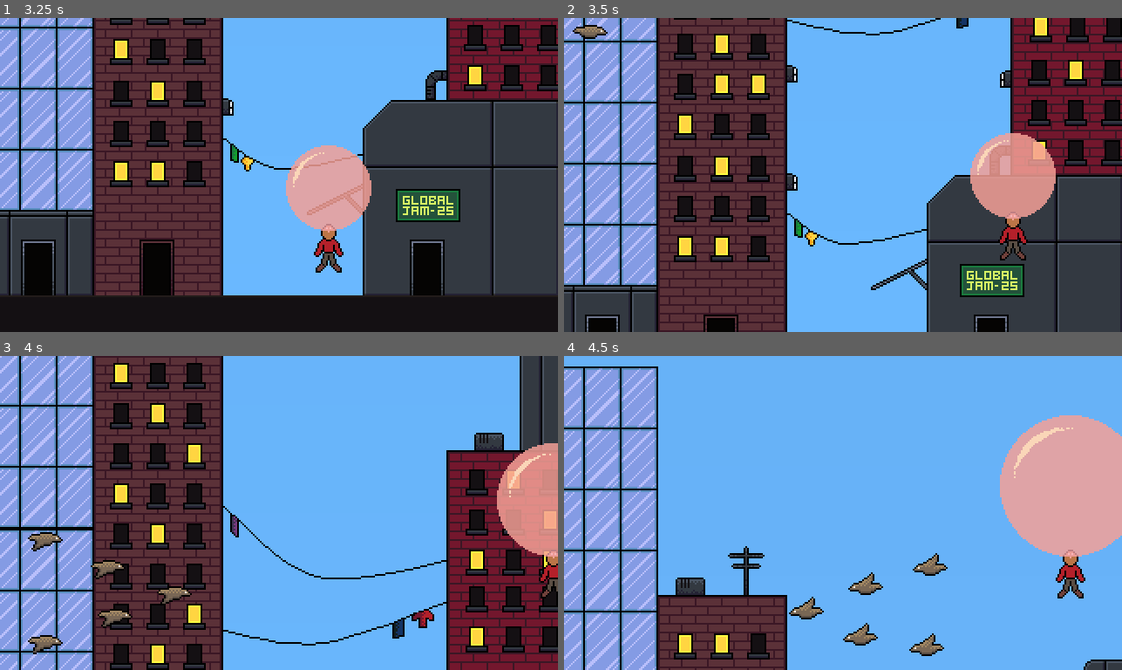
Above: before the commit, frames 1-4 (two rows, left to right).
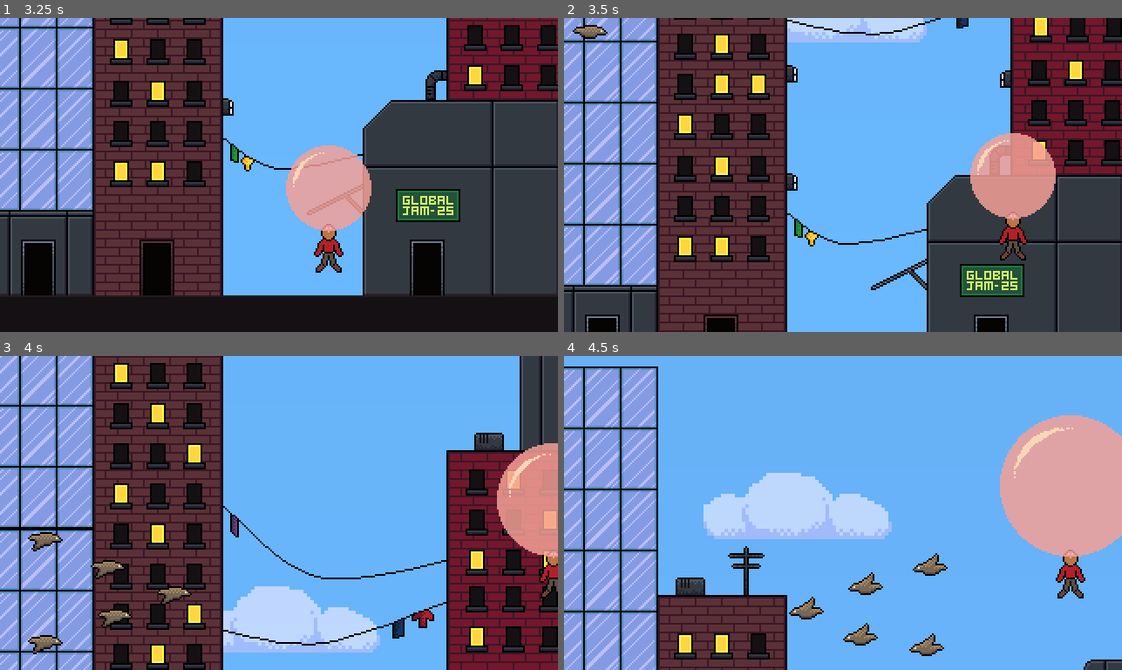
Above: after the commit, the same moments.

Repository: eagle-eye-scouter/GGJ_BubbleBlowing
Game: Godot game, scene res://scenes/main_menu.tscn
Two runs of this game, one before a commit and one after it. Both use one fixed random seed, a clock stepped at 60 frames per second and the inputs below.
Inputs (mouse positions are in pixels of both pictures, inside the frame that each line leads up to):
- Up to frame 1 (3.25 s): click (94, 200) at 0.5 s; tap Enter (ui_accept) at 1.25, 1.52, 2.27, 2.75 s; hold D (player_right) 1.28-2.03 s; hold Space (player_breath) 1.28-2.03 s; hold S (player_down) 2.03-2.78 s; tap Space (player_breath) at 2.1 s; hold D (player_right) from 2.78 s (still down); hold Space (player_breath) from 2.78 s (still down)
- Up to frame 2 (3.5 s): keep holding D (player_right); keep holding Space (player_breath)
- Up to frame 3 (4 s): release D (player_right) at 3.53 s; release Space (player_breath) at 3.53 s; hold W (player_up) from 3.53 s (still down); tap Space (player_breath) at 3.6 s; tap Enter (ui_accept) at 3.77 s
- Up to frame 4 (4.5 s): release W (player_up) at 4.28 s; hold A (player_left) from 4.28 s (still down); hold Space (player_breath) from 4.28 s (still down)

Frame 1 is identical in both runs. In frame 2, 1.8% of the frame differs, in the area x 40-65%, y 0-8%; in frame 3, 4.4%; in frame 4, 5.2%, in the area x 25-59%, y 37-59%.

Commit message:
Reorder clouds, move a bird

Diff:
--- a/scenes/scroll_world.tscn
+++ b/scenes/scroll_world.tscn
@@ -93,129 +93,153 @@
 position = Vector2(159, 172)
 scale = Vector2(3, 1.333)
 
-[node name="Cloud0" parent="Dynamic" instance=ExtResource("5_74hj0")]
-position = Vector2(88, -1608)
-scale = Vector2(2, 2)
-
-[node name="Cloud1" parent="Dynamic" instance=ExtResource("5_74hj0")]
-position = Vector2(64, -6936)
-scale = Vector2(2, 2)
-
-[node name="Cloud2" parent="Dynamic" instance=ExtResource("5_74hj0")]
-position = Vector2(248, -2560)
-scale = Vector2(2, 2)
-
-[node name="Cloud3" parent="Dynamic" instance=ExtResource("5_74hj0")]
-position = Vector2(136, -10912)
-scale = Vector2(2, 2)
-
-[node name="Cloud4" parent="Dynamic" instance=ExtResource("5_74hj0")]
-position = Vector2(232, -10648)
-scale = Vector2(2, 2)
-
-[node name="Cloud5" parent="Dynamic" instance=ExtResource("5_74hj0")]
-position = Vector2(96, -9992)
-scale = Vector2(2, 2)
-
-[node name="Cloud6" parent="Dynamic" instance=ExtResource("5_74hj0")]
-position = Vector2(176, -9056)
-scale = Vector2(2, 2)
-
-[node name="Cloud7" parent="Dynamic" instance=ExtResource("5_74hj0")]
-position = Vector2(112, -8408)
-scale = Vector2(2, 2)
-
-[node name="Cloud8" parent="Dynamic" instance=ExtResource("5_74hj0")]
-position = Vector2(216, -7560)
-scale = Vector2(2, 2)
-
-[node name="Cloud9" parent="Dynamic" instance=ExtResource("5_74hj0")]
-position = Vector2(216, -5760)
-scale = Vector2(2, 2)
-
-[node name="Cloud10" parent="Dynamic" instance=ExtResource("5_74hj0")]
-position = Vector2(80, -5421)
-scale = Vector2(2, 2)
-
-[node name="Cloud11" parent="Dynamic" instance=ExtResource("5_74hj0")]
-position = Vector2(168, -4248)
-scale = Vector2(2, 2)
-
-[node name="CloudB1" parent="Dynamic" instance=ExtResource("5_74hj0")]
-position = Vector2(-56, -840)
-scale = Vector2(2, 2)
-
-[node name="Sprite2D" parent="Dynamic/CloudB1" index="0"]
+[node name="Clouds" type="Node2D" parent="Dynamic/FloorGrass"]
+z_index = -1
+
+[node name="Cloud0" parent="Dynamic/FloorGrass/Clouds" instance=ExtResource("5_74hj0")]
+position = Vector2(-23.6667, -1335.33)
+scale = Vector2(0.666667, 1.50038)
+
+[node name="Cloud1" parent="Dynamic/FloorGrass/Clouds" instance=ExtResource("5_74hj0")]
+position = Vector2(-31.6667, -5332.33)
+scale = Vector2(0.666667, 1.50038)
+
+[node name="Cloud2" parent="Dynamic/FloorGrass/Clouds" instance=ExtResource("5_74hj0")]
+position = Vector2(29.6667, -2049.51)
+scale = Vector2(0.666667, 1.50038)
+
+[node name="Cloud3" parent="Dynamic/FloorGrass/Clouds" instance=ExtResource("5_74hj0")]
+position = Vector2(-7.66666, -8315.08)
+scale = Vector2(0.666667, 1.50038)
+
+[node name="Cloud4" parent="Dynamic/FloorGrass/Clouds" instance=ExtResource("5_74hj0")]
+position = Vector2(24.3333, -8117.03)
+scale = Vector2(0.666667, 1.50038)
+
+[node name="Cloud5" parent="Dynamic/FloorGrass/Clouds" instance=ExtResource("5_74hj0")]
+position = Vector2(-21, -7624.91)
+scale = Vector2(0.666667, 1.50038)
+
+[node name="Cloud6" parent="Dynamic/FloorGrass/Clouds" instance=ExtResource("5_74hj0")]
+position = Vector2(5.66667, -6922.73)
+scale = Vector2(0.666667, 1.50038)
+
+[node name="Cloud7" parent="Dynamic/FloorGrass/Clouds" instance=ExtResource("5_74hj0")]
+position = Vector2(-15.6667, -6436.61)
+scale = Vector2(0.666667, 1.50038)
+
+[node name="Cloud8" parent="Dynamic/FloorGrass/Clouds" instance=ExtResource("5_74hj0")]
+position = Vector2(19, -5800.45)
+scale = Vector2(0.666667, 1.50038)
+
+[node name="Cloud9" parent="Dynamic/FloorGrass/Clouds" instance=ExtResource("5_74hj0")]
+position = Vector2(19, -4450.11)
+scale = Vector2(0.666667, 1.50038)
+
+[node name="Cloud10" parent="Dynamic/FloorGrass/Clouds" instance=ExtResource("5_74hj0")]
+position = Vector2(-26.3333, -4195.8)
+scale = Vector2(0.666667, 1.50038)
+
+[node name="Cloud11" parent="Dynamic/FloorGrass/Clouds" instance=ExtResource("5_74hj0")]
+position = Vector2(3, -3315.83)
+scale = Vector2(0.666667, 1.50038)
+
+[node name="CloudB1" parent="Dynamic/FloorGrass/Clouds" instance=ExtResource("5_74hj0")]
+position = Vector2(-71.6667, -759.19)
+scale = Vector2(0.666667, 1.50038)
+
+[node name="Sprite2D" parent="Dynamic/FloorGrass/Clouds/CloudB1" index="0"]
 texture = ExtResource("7_xh6x7")
 
-[node name="CloudB2" parent="Dynamic" instance=ExtResource("5_74hj0")]
-position = Vector2(-24, -2040)
-scale = Vector2(2, 2)
-
-[node name="Sprite2D" parent="Dynamic/CloudB2" index="0"]
+[node name="CloudB2" parent="Dynamic/FloorGrass/Clouds" instance=ExtResource("5_74hj0")]
+position = Vector2(-61, -1659.41)
+scale = Vector2(0.666667, 1.50038)
+
+[node name="Sprite2D" parent="Dynamic/FloorGrass/Clouds/CloudB2" index="0"]
 texture = ExtResource("7_xh6x7")
 
-[node name="CloudB3" parent="Dynamic" instance=ExtResource("5_74hj0")]
-position = Vector2(40, -1024)
-scale = Vector2(2, 2)
-
-[node name="Sprite2D" parent="Dynamic/CloudB3" index="0"]
+[node name="CloudB3" parent="Dynamic/FloorGrass/Clouds" instance=ExtResource("5_74hj0")]
+position = Vector2(-39.6667, -897.224)
+scale = Vector2(0.666667, 1.50038)
+
+[node name="Sprite2D" parent="Dynamic/FloorGrass/Clouds/CloudB3" index="0"]
 texture = ExtResource("7_xh6x7")
 
-[node name="CloudB4" parent="Dynamic" instance=ExtResource("5_74hj0")]
-position = Vector2(280, -1280)
-scale = Vector2(2, 2)
-
-[node name="Sprite2D" parent="Dynamic/CloudB4" index="0"]
+[node name="CloudB4" parent="Dynamic/FloorGrass/Clouds" instance=ExtResource("5_74hj0")]
+position = Vector2(40.3333, -1089.27)
+scale = Vector2(0.666667, 1.50038)
+
+[node name="Sprite2D" parent="Dynamic/FloorGrass/Clouds/CloudB4" index="0"]
 texture = ExtResource("7_xh6x7")
 
-[node name="CloudB5" parent="Dynamic" instance=ExtResource("5_74hj0")]
-position = Vector2(32, -1512)
-scale = Vector2(2, 2)
-
-[node name="Sprite2D" parent="Dynamic/CloudB5" index="0"]
+[node name="CloudB5" parent="Dynamic/FloorGrass/Clouds" instance=ExtResource("5_74hj0")]
+position = Vector2(-42.3333, -1263.32)
+scale = Vector2(0.666667, 1.50038)
+
+[node name="Sprite2D" parent="Dynamic/FloorGrass/Clouds/CloudB5" index="0"]
 texture = ExtResource("7_xh6x7")
 
-[node name="CloudB6" parent="Dynamic" instance=ExtResource("5_74hj0")]
-position = Vector2(40, -3072)
-scale = Vector2(2, 2)
-
-[node name="Sprite2D" parent="Dynamic/CloudB6" index="0"]
+[node name="CloudB6" parent="Dynamic/FloorGrass/Clouds" instance=ExtResource("5_74hj0")]
+position = Vector2(-39.6667, -2433.61)
+scale = Vector2(0.666667, 1.50038)
+
+[node name="Sprite2D" parent="Dynamic/FloorGrass/Clouds/CloudB6" index="0"]
 texture = ExtResource("7_xh6x7")
 
-[node name="CloudB7" parent="Dynamic" instance=ExtResource("5_74hj0")]
-position = Vector2(120, -4992)
-scale = Vector2(2, 2)
-
-[node name="Sprite2D" parent="Dynamic/CloudB7" index="0"]
+[node name="CloudB7" parent="Dynamic/FloorGrass/Clouds" instance=ExtResource("5_74hj0")]
+position = Vector2(-13, -3873.97)
+scale = Vector2(0.666667, 1.50038)
+
+[node name="Sprite2D" parent="Dynamic/FloorGrass/Clouds/CloudB7" index="0"]
 texture = ExtResource("7_xh6x7")
 
-[node name="CloudC1" parent="Dynamic" instance=ExtResource("5_74hj0")]
-position = Vector2(-40, -3808)
-scale = Vector2(2, 2)
-
-[node name="Sprite2D" parent="Dynamic/CloudC1" index="0"]
+[node name="CloudC1" parent="Dynamic/FloorGrass/Clouds" instance=ExtResource("5_74hj0")]
+position = Vector2(-66.3333, -2985.75)
+scale = Vector2(0.666667, 1.50038)
+
+[node name="Sprite2D" parent="Dynamic/FloorGrass/Clouds/CloudC1" index="0"]
 texture = ExtResource("8_0vi3f")
 
-[node name="CloudC2" parent="Dynamic" instance=ExtResource("5_74hj0")]
-position = Vector2(224, -2248)
-scale = Vector2(2, 2)
-
-[node name="Sprite2D" parent="Dynamic/CloudC2" index="0"]
+[node name="CloudC2" parent="Dynamic/FloorGrass/Clouds" instance=ExtResource("5_74hj0")]
+position = Vector2(21.6667, -1815.45)
+scale = Vector2(0.666667, 1.50038)
+
+[node name="Sprite2D" parent="Dynamic/FloorGrass/Clouds/CloudC2" index="0"]
 texture = ExtResource("8_0vi3f")
 
-[node name="CloudC3" parent="Dynamic" instance=ExtResource("5_74hj0")]
-position = Vector2(200, -4944)
-scale = Vector2(2, 2)
-
-[node name="Sprite2D" parent="Dynamic/CloudC3" index="0"]
+[node name="CloudC3" parent="Dynamic/FloorGrass/Clouds" instance=ExtResource("5_74hj0")]
+position = Vector2(13.6667, -3837.96)
+scale = Vector2(0.666667, 1.50038)
+
+[node name="Sprite2D" parent="Dynamic/FloorGrass/Clouds/CloudC3" index="0"]
 texture = ExtResource("8_0vi3f")
 
-[node name="CloudC4" parent="Dynamic" instance=ExtResource("5_74hj0")]
-position = Vector2(88, -2784)
-scale = Vector2(2, 2)
-
-[node name="Sprite2D" parent="Dynamic/CloudC4" index="0"]
+[node name="CloudC4" parent="Dynamic/FloorGrass/Clouds" instance=ExtResource("5_74hj0")]
+position = Vector2(-23.6667, -2217.55)
+scale = Vector2(0.666667, 1.50038)
+
+[node name="Sprite2D" parent="Dynamic/FloorGrass/Clouds/CloudC4" index="0"]
+texture = ExtResource("8_0vi3f")
+
+[node name="CloudC5" parent="Dynamic/FloorGrass/Clouds" instance=ExtResource("5_74hj0")]
+position = Vector2(-63.6667, -471.118)
+scale = Vector2(0.666667, 1.50038)
+
+[node name="Sprite2D" parent="Dynamic/FloorGrass/Clouds/CloudC5" index="0"]
+texture = ExtResource("8_0vi3f")
+
+[node name="CloudC6" parent="Dynamic/FloorGrass/Clouds" instance=ExtResource("5_74hj0")]
+position = Vector2(-21, -165.041)
+scale = Vector2(0.666667, 1.50038)
+
+[node name="Sprite2D" parent="Dynamic/FloorGrass/Clouds/CloudC6" index="0"]
+texture = ExtResource("8_0vi3f")
+
+[node name="CloudC7" parent="Dynamic/FloorGrass/Clouds" instance=ExtResource("5_74hj0")]
+position = Vector2(-34.3333, -381.095)
+scale = Vector2(0.666667, 1.50038)
+
+[node name="Sprite2D" parent="Dynamic/FloorGrass/Clouds/CloudC7" index="0"]
 texture = ExtResource("8_0vi3f")
 
 [node name="SpawnerBird1" parent="Dynamic" instance=ExtResource("4_ptieh")]
@@ -454,7 +478,7 @@
 direction = Vector2(-1, -1)
 
 [node name="Bird6" parent="Dynamic/SpawnerBird7/Fleet" index="3" instance=ExtResource("5_q1vn8")]
-position = Vector2(440, -312)
+position = Vector2(360, -400)
 rotation = 0.785398
 scale = Vector2(1, 1)
 velocity = 100.0
@@ -753,17 +777,20 @@
 shape = SubResource("RectangleShape2D_qiv8v")
 debug_color = Color(0.7, 0, 0, 0.419608)
 
-[editable path="Dynamic/CloudB1"]
-[editable path="Dynamic/CloudB2"]
-[editable path="Dynamic/CloudB3"]
-[editable path="Dynamic/CloudB4"]
-[editable path="Dynamic/CloudB5"]
-[editable path="Dynamic/CloudB6"]
-[editable path="Dynamic/CloudB7"]
-[editable path="Dynamic/CloudC1"]
-[editable path="Dynamic/CloudC2"]
-[editable path="Dynamic/CloudC3"]
-[editable path="Dynamic/CloudC4"]
+[editable path="Dynamic/FloorGrass/Clouds/CloudB1"]
+[editable path="Dynamic/FloorGrass/Clouds/CloudB2"]
+[editable path="Dynamic/FloorGrass/Clouds/CloudB3"]
+[editable path="Dynamic/FloorGrass/Clouds/CloudB4"]
+[editable path="Dynamic/FloorGrass/Clouds/CloudB5"]
+[editable path="Dynamic/FloorGrass/Clouds/CloudB6"]
+[editable path="Dynamic/FloorGrass/Clouds/CloudB7"]
+[editable path="Dynamic/FloorGrass/Clouds/CloudC1"]
+[editable path="Dynamic/FloorGrass/Clouds/CloudC2"]
+[editable path="Dynamic/FloorGrass/Clouds/CloudC3"]
+[editable path="Dynamic/FloorGrass/Clouds/CloudC4"]
+[editable path="Dynamic/FloorGrass/Clouds/CloudC5"]
+[editable path="Dynamic/FloorGrass/Clouds/CloudC6"]
+[editable path="Dynamic/FloorGrass/Clouds/CloudC7"]
 [editable path="Dynamic/SpawnerBird1"]
 [editable path="Dynamic/SpawnerBird8"]
 [editable path="Dynamic/SpawnerBird9"]
Not shown: 1 places in scenes/scroll_world.tscn that only renumber resources
